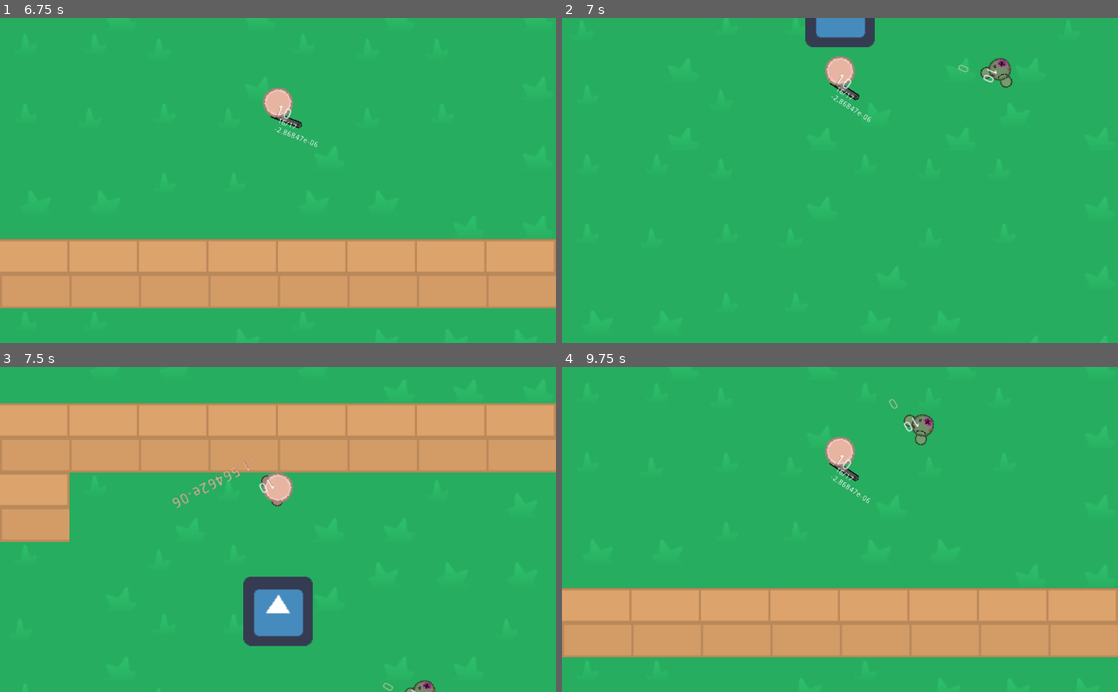
Above: before the commit, frames 1-4 (two rows, left to right).
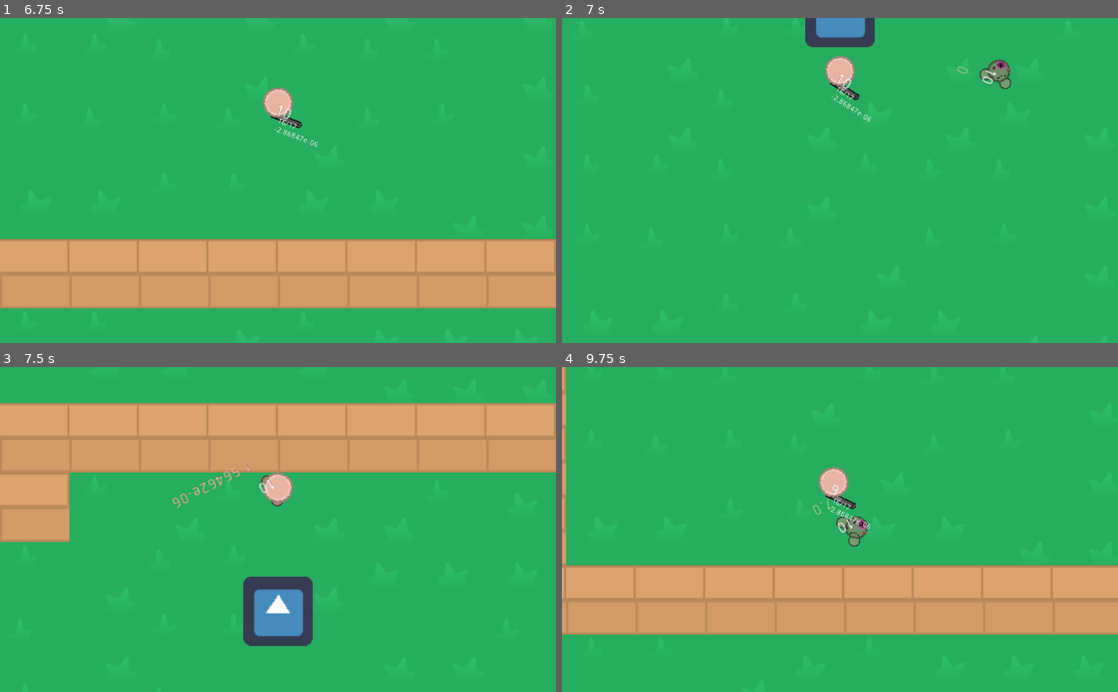
Above: after the commit, the same moments.

Repository: Panda248/Hu-Yang-Yoyale
Game: Godot game, scene res://World.tscn
Two runs of this game, one before a commit and one after it. Both use one fixed random seed, a clock stepped at 60 frames per second and the inputs below. The engine's default icon, where the game draws it, is replaced by a stand-in: a white triangle on a blue panel in a dark square.
Inputs (mouse positions are in pixels of both pictures, inside the frame that each line leads up to):
- Up to frame 1 (6.75 s): tap Enter at 0.5 s; move the mouse to (400, 164) at 0.52 s; hold E (game_switch_weapon_right) 0.53-1.28 s; tap F (game_interact) at 0.6, 2.85, 5.1 s; tap Space at 1.25 s; move the mouse to (166, 196) at 1.27 s; hold Down (ui_down) 1.28-2.03 s; click (166, 196) at 1.35 s; move the mouse to (333, 109) at 2.02 s; hold E (game_switch_weapon_right) 2.03-2.78 s; right-click (333, 109) at 2.1 s; move the mouse to (250, 245) at 2.77 s; hold Up (ui_up) 2.78-3.53 s; move the mouse to (444, 229) at 3.52 s; hold Q (game_switch_weapon_left) 3.53-5.03 s; click (444, 229) at 3.6 s; move the mouse to (111, 131) at 4.27 s; right-click (111, 131) at 4.35 s; move the mouse to (305, 180) at 5.02 s; hold Down (ui_down) 5.03-5.78 s; move the mouse to (194, 99) at 5.77 s; hold E (game_switch_weapon_right) 5.78-6.53 s; click (194, 99) at 5.85 s; move the mouse to (400, 164) at 6.52 s; hold Up (ui_up) from 6.53 s (still down); right-click (400, 164) at 6.6 s
- Up to frame 2 (7 s): keep holding Up (ui_up)
- Up to frame 3 (7.5 s): move the mouse to (166, 545) at 7.27 s; release Up (ui_up) at 7.28 s; hold E (game_switch_weapon_right) from 7.28 s (still down); tap F (game_interact) at 7.35 s
- Up to frame 4 (9.75 s): move the mouse to (895, 458) at 8.02 s; release E (game_switch_weapon_right) at 8.03 s; hold Down (ui_down) 8.03-8.78 s; click (895, 458) at 8.1 s; move the mouse to (812, 594) at 8.77 s; hold Q (game_switch_weapon_left) 8.78-9.53 s; right-click (812, 594) at 8.85 s; move the mouse to (1006, 578) at 9.52 s; hold Up (ui_up) from 9.53 s (still down); tap F (game_interact) at 9.6 s

Frame 1 is identical in both runs. In frame 2, 0.3% of the frame differs, in the area x 71-82%, y 12-23%; in frame 3, 0.2%; in frame 4, 20%, in the area x 0-100%, y 0-90%.

Commit message:
enemy is faster

Diff:
--- a/World.tscn
+++ b/World.tscn
@@ -137,6 +137,7 @@
 
 [node name="Enemy" parent="." instance=ExtResource( 1 )]
 position = Vector2( 148, 51 )
+velocity = 100
 
 [node name="Player" parent="." instance=ExtResource( 2 )]
 
